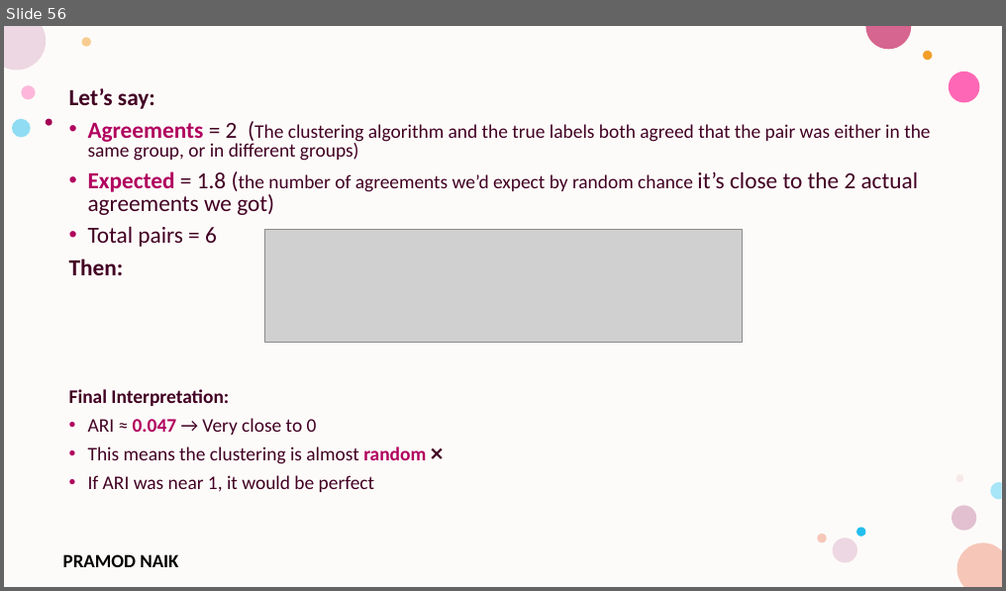
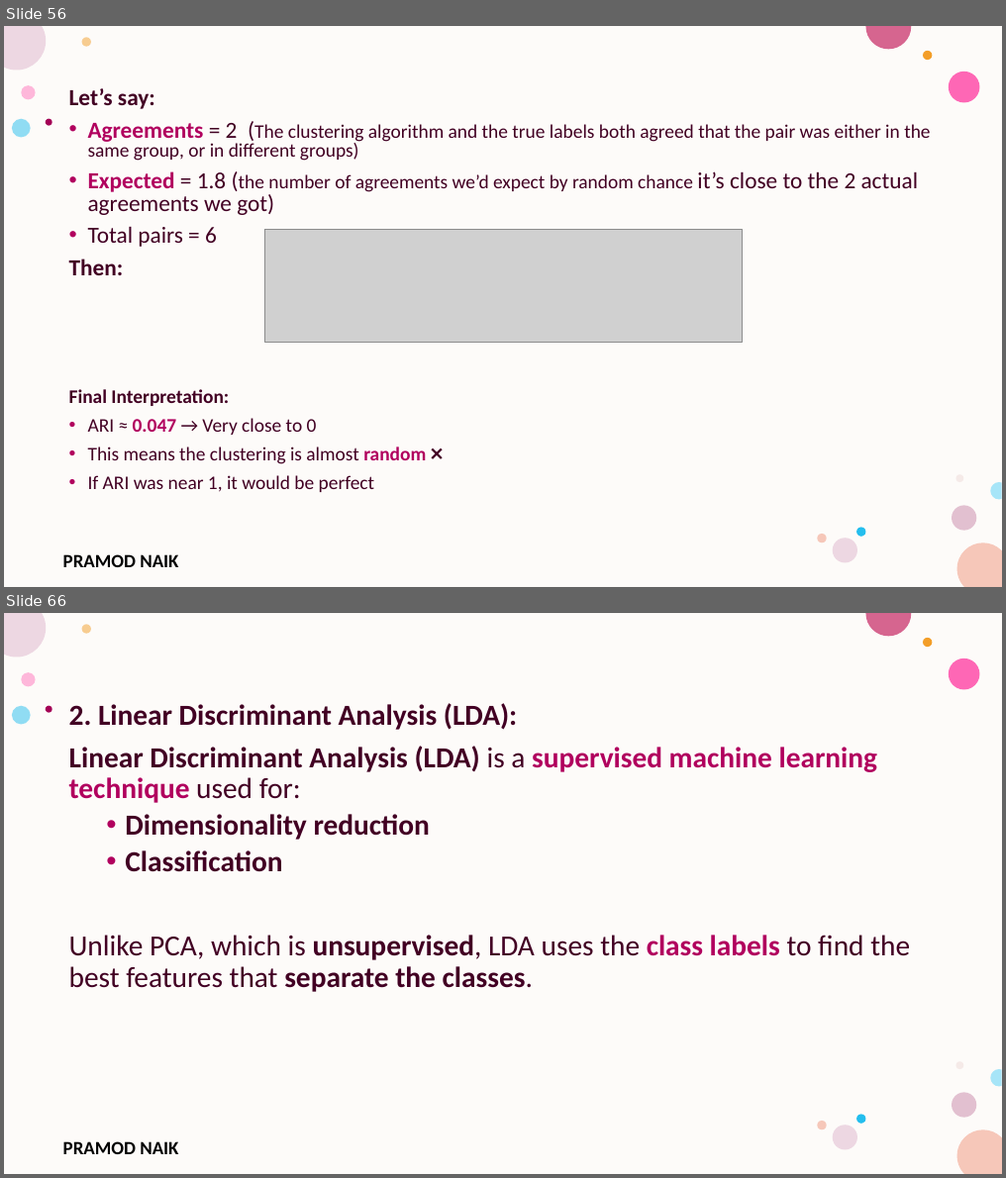
Before and after one commit to PRAMODNAIK-DEV/MCA-2nd-Sem-ML-Data-Analytics-Shridevi-College, a slide deck: Theory Class-Notes/Unit-3 Unsupervised Learning.pptx. Shown one above the other, each under a label of ours: slide 56 before the commit, slides 56 and 66 after it; the slides between them are not shown. The pictures are 1006x591 and 1006x1178 pixels, drawn with LibreOffice and Linux fonts; fonts in the diff are those of the drawing; grey boxes stand for pictures; background and template pictures are left out. Boxes give left, top, right and bottom in pixels: in the first picture for what was removed or moved away, otherwise in the second. Text is boxed around its words. In the diff, an @@ line names an element or a change of style, - is before the commit and + after.

```diff
--- a/Theory Class-Notes/Unit-3 Unsupervised Learning.pptx
+++ b/Theory Class-Notes/Unit-3 Unsupervised Learning.pptx
@@ slide 66 added at (4, 613, 1002, 1174), background #FFFFFF; not listed: 17 template elements that a slide beside it also shows @@
@@ text added at (69, 703, 910, 992), 28 pt, text #420023, bold @@
+2. Linear Discriminant Analysis (LDA):
+Linear Discriminant Analysis (LDA) is a supervised machine learning technique used for:
+  • Dimensionality reduction
+  • Classification
+Unlike PCA, which is unsupervised, LDA uses the class labels to find the best features that separate the classes.
```
Also in this commit, not shown: 2 slides changed, 33 other slides added, 3 slides removed, 2 other files.
